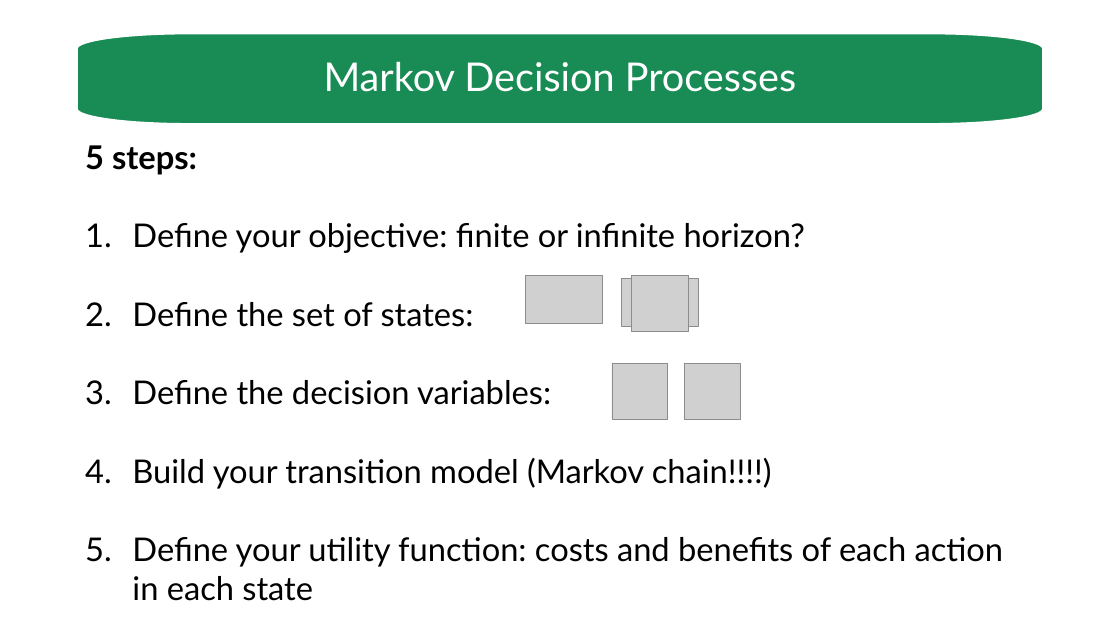
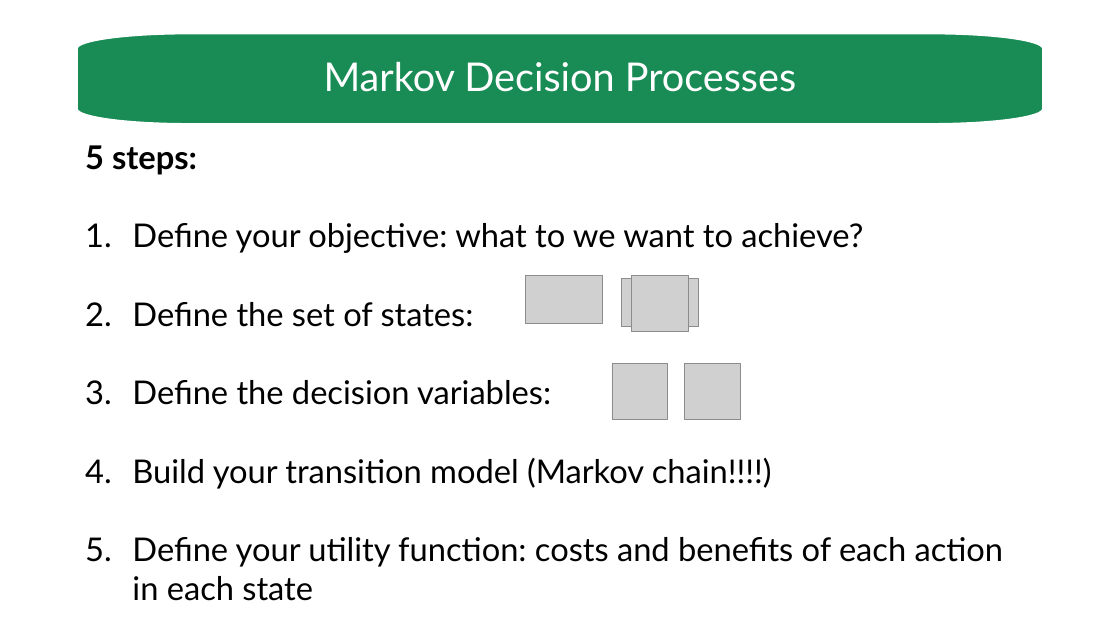
Before and after one commit to luzvpascal/MDPworkshop, a slide deck: slide 54 of slides/lecture.pptx. Drawn at 1120x630 pixels with LibreOffice and Linux fonts; fonts in the diff are those of the drawing; grey boxes stand for pictures. Boxes give left, top, right and bottom in pixels: in the first picture for what was removed or moved away, otherwise in the second. Text is boxed around its words. In the diff, an @@ line names an element or a change of style, - is before the commit and + after.

```diff
--- a/slides/lecture.pptx
+++ b/slides/lecture.pptx
@@ text at box(132, 223, 863, 253): text changed @@
-1. Define your objective: finite or infinite horizon?
+1. Define your objective: what to we want to achieve?
```
Also in this commit, not shown: 4 other files.
